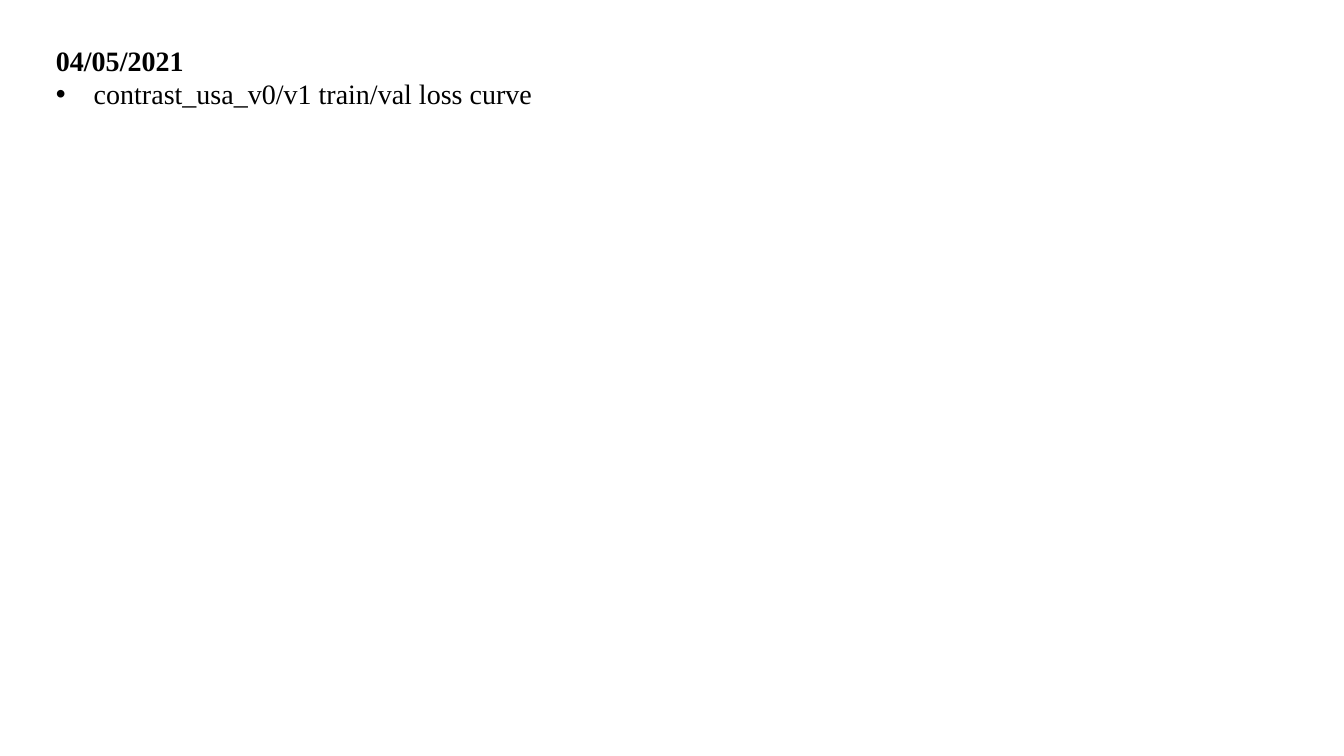
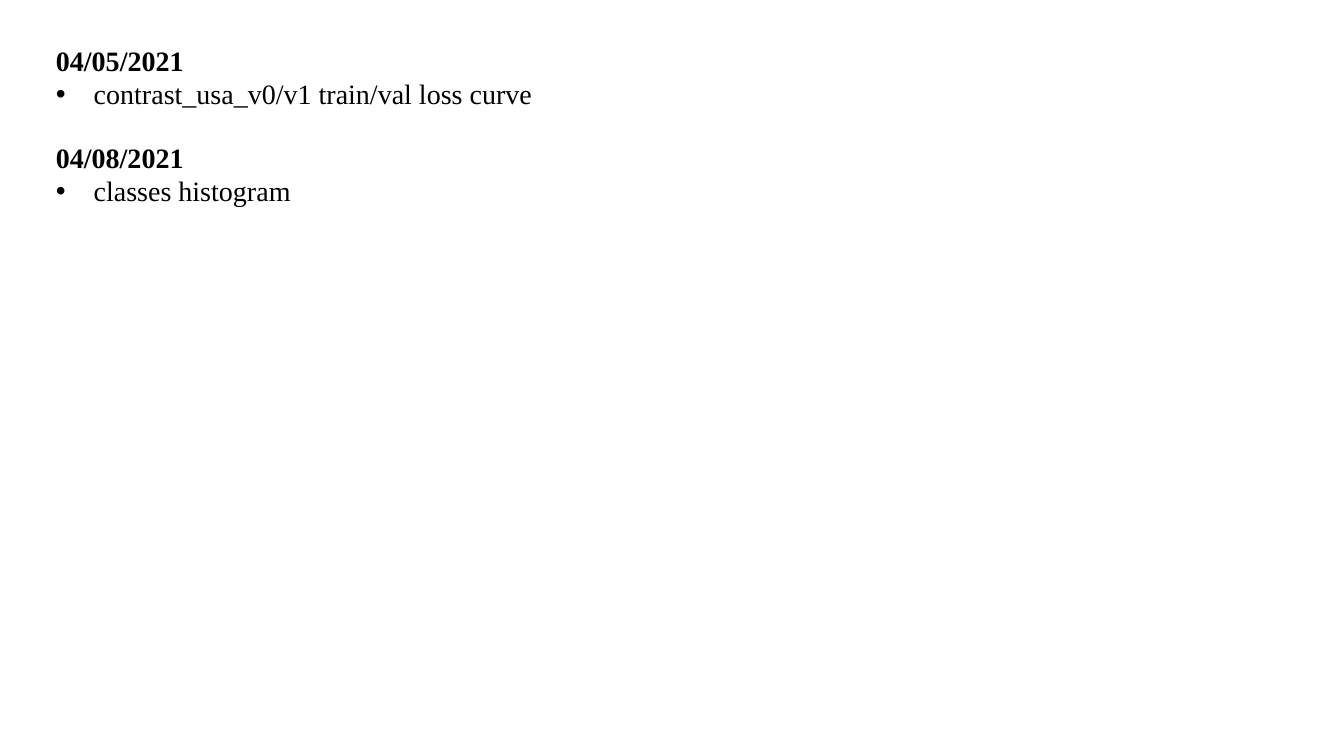
Before and after one commit to XYHC-MMDA/Multi-modal-Multi-task-DA, a slide deck: slide 17 of demo/latest.pptx (slide 14 before the commit). Drawn at 1344x756 pixels with LibreOffice and Linux fonts; fonts in the diff are those of the drawing. Boxes give left, top, right and bottom in pixels: in the first picture for what was removed or moved away, otherwise in the second. Text is boxed around its words. In the diff, an @@ line names an element or a change of style, - is before the commit and + after.

```diff
--- a/demo/latest.pptx
+++ b/demo/latest.pptx
@@ text added at [56,149,290,207], 20 pt, text #000000 @@
+04/08/2021
+• classes histogram
```
Also in this commit, not shown: 5 other slides changed, 8 slides added, 2 slides removed, 10 other files.
